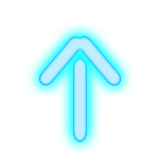
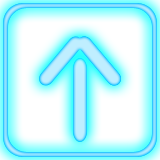
The second (160, 160) image is a revision of the first. Changes to its layers:
added layer "glow border" above "Shape 1" over <box>3,3,157,157</box>
painted on "Shape 1", masked it over <box>73,59,87,142</box>
